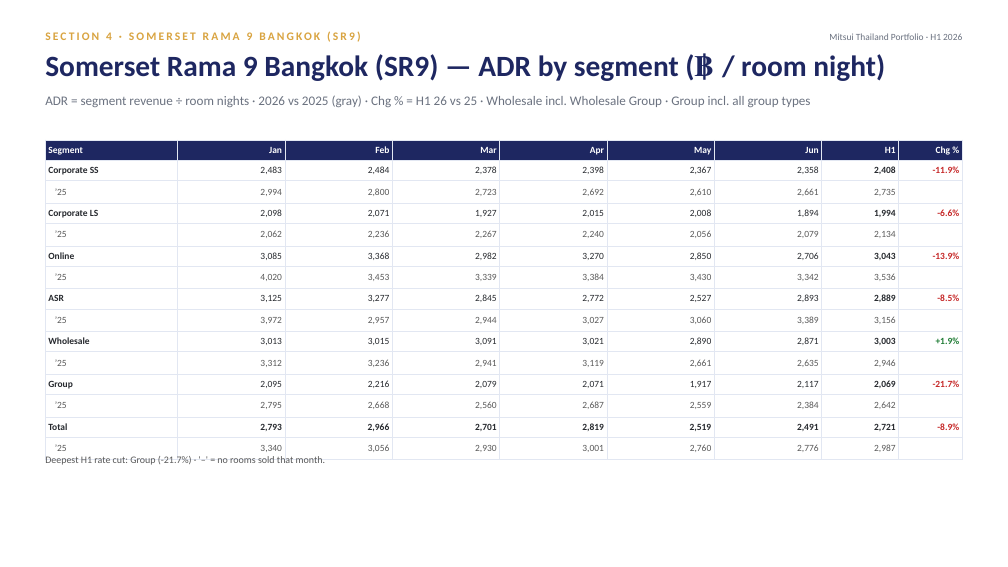
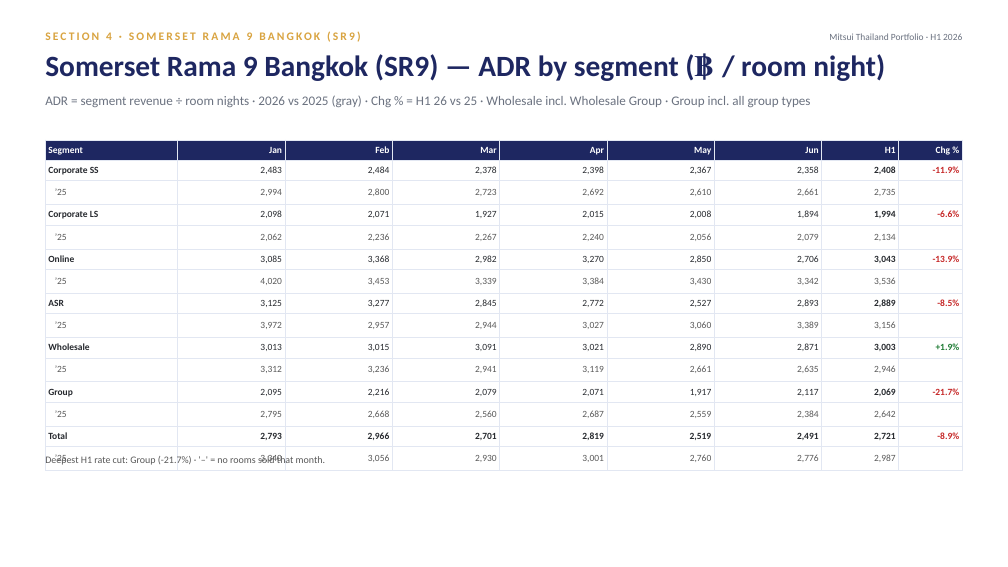
Before and after one commit to Chavin2543/mae-workspace, a slide deck: slide 30 of output/Portfolio_Performance_Report_H1-2026.pptx. Drawn at 1008x567 pixels with LibreOffice and Linux fonts; fonts in the diff are those of the drawing. Boxes give left, top, right and bottom in pixels: in the first picture for what was removed or moved away, otherwise in the second. Text is boxed around its words. In the diff, an @@ line names an element or a change of style, - is before the commit and + after.

```diff
--- a/output/Portfolio_Performance_Report_H1-2026.pptx
+++ b/output/Portfolio_Performance_Report_H1-2026.pptx
@@ table: place and size @@
-table at [45, 140, 963, 456]
+table at [45, 140, 963, 470]
```
Also in this commit, not shown: 24 other slides changed, 1 other file.
